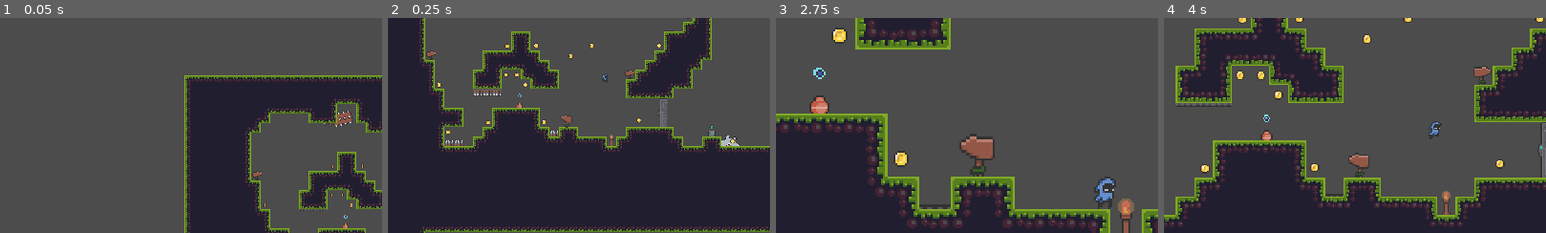
Above: before the commit, frames 1-4 (left to right).
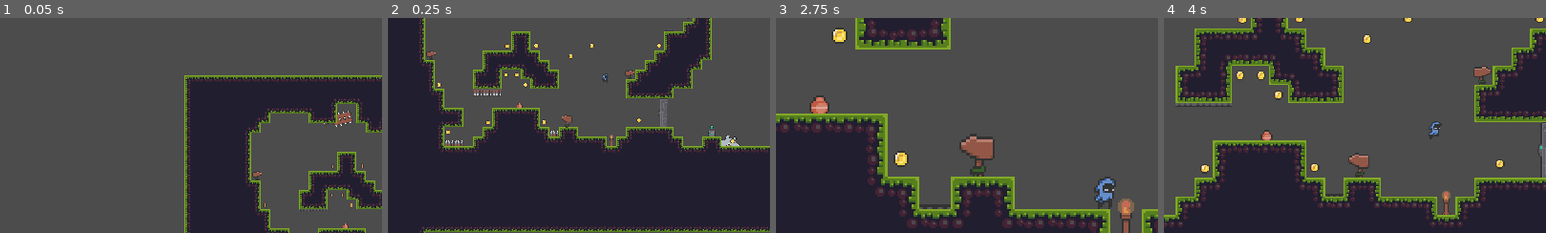
Above: after the commit, the same moments.

Repository: emmhig10/Godot.Emmanuel
Game: Godot game, scene res://World.tscn
Two runs of this game, one before a commit and one after it. Both use one fixed random seed, a clock stepped at 60 frames per second and the inputs below.
Inputs:
- Up to frame 1 (0.05 s): no input
- Up to frame 2 (0.25 s): no input
- Up to frame 3 (2.75 s): tap Z (zoom) at 0.6, 1.35, 2.1 s; tap Up (jump) at 0.77, 1.52 s
- Up to frame 4 (4 s): tap Z (zoom) at 2.85, 3.6 s; tap Up (jump) at 3.02, 3.77 s
The pictures show only the part of the screen within x 0-50%, y 6-56%; the shares and areas given below are measured in that part.

The runs differ from the first frame. In frame 1, less than 0.1% of the frame differs, in the area x 90-91%, y 91-94%; in frame 2, less than 0.1%; in frame 3, 0.1%, in the area x 9-13%, y 23-29%; in frame 4, less than 0.1%.

Commit message:
if vase is broken then orb appears

Diff:
--- a/World.gd
+++ b/World.gd
@@ -17,9 +17,6 @@
 	print(scoretext)
 	$CanvasLayer/Control/label.text = (scoretext)
 
-
-
-
 func _on_orb_orb_collected():
 	score_orbs = score_orbs + 1
 	var scoretext_orbs = ("orbs collected:")+String(score_orbs)
--- a/World.tscn
+++ b/World.tscn
@@ -1300,8 +1300,9 @@
 text = "coins: 00"
 
 [node name="orb" parent="." instance=ExtResource( 20 )]
-position = Vector2( -34, 28 )
-
+position = Vector2( -38, 4 )
+
+[connection signal="vase_is_broken" from="vase" to="orb" method="_on_vase_vase_is_broken"]
 [connection signal="coin_collected" from="COIN" to="." method="_on_COIN_coin_collected"]
 [connection signal="coin_collected" from="COIN5" to="." method="_on_COIN_coin_collected"]
 [connection signal="coin_collected" from="COIN7" to="." method="_on_COIN_coin_collected"]
--- a/orb.gd
+++ b/orb.gd
@@ -4,7 +4,7 @@
 var orb_total = 0
 signal orb_collected
 func _ready():
-	$AnimationPlayer.play("orb norm")
+	$AnimationPlayer.play("invisible")
 
 
 func _on_Area2D_body_entered(body):
@@ -15,3 +15,7 @@
 		#print(coin_total)
 		#print(coin_picked_up)
 		emit_signal("orb_collected")
+
+
+func _on_vase_vase_is_broken():
+	$AnimationPlayer.play("orb norm")
--- a/orb.tscn
+++ b/orb.tscn
@@ -53,6 +53,45 @@
 "transitions": PoolRealArray( 1 ),
 "update": 0,
 "values": [ Color( 1, 1, 1, 1 ) ]
+}
+
+[sub_resource type="Animation" id=5]
+resource_name = "invisible"
+tracks/0/type = "value"
+tracks/0/path = NodePath("Sprite:texture")
+tracks/0/interp = 1
+tracks/0/loop_wrap = true
+tracks/0/imported = false
+tracks/0/enabled = true
+tracks/0/keys = {
+"times": PoolRealArray( 0 ),
+"transitions": PoolRealArray( 1 ),
+"update": 1,
+"values": [ ExtResource( 2 ) ]
+}
+tracks/1/type = "value"
+tracks/1/path = NodePath("Sprite:frame")
+tracks/1/interp = 1
+tracks/1/loop_wrap = true
+tracks/1/imported = false
+tracks/1/enabled = true
+tracks/1/keys = {
+"times": PoolRealArray( 0 ),
+"transitions": PoolRealArray( 1 ),
+"update": 1,
+"values": [ 0 ]
+}
+tracks/2/type = "value"
+tracks/2/path = NodePath("Sprite:modulate")
+tracks/2/interp = 1
+tracks/2/loop_wrap = true
+tracks/2/imported = false
+tracks/2/enabled = true
+tracks/2/keys = {
+"times": PoolRealArray( 0 ),
+"transitions": PoolRealArray( 1 ),
+"update": 0,
+"values": [ Color( 1, 1, 1, 0 ) ]
 }
 
 [sub_resource type="Animation" id=2]
@@ -147,6 +186,18 @@
 "update": 1,
 "values": [ 0, 1, 2, 3, 4, 5 ]
 }
+tracks/3/type = "value"
+tracks/3/path = NodePath("Sprite:modulate")
+tracks/3/interp = 1
+tracks/3/loop_wrap = true
+tracks/3/imported = false
+tracks/3/enabled = true
+tracks/3/keys = {
+"times": PoolRealArray( 0 ),
+"transitions": PoolRealArray( 1 ),
+"update": 0,
+"values": [ Color( 1, 1, 1, 1 ) ]
+}
 
 [sub_resource type="RectangleShape2D" id=4]
 extents = Vector2( 3, 3 )
@@ -156,6 +207,7 @@
 
 [node name="AnimationPlayer" type="AnimationPlayer" parent="."]
 anims/RESET = SubResource( 1 )
+anims/invisible = SubResource( 5 )
 "anims/orb collected" = SubResource( 2 )
 "anims/orb norm" = SubResource( 3 )
 
--- a/vase.gd
+++ b/vase.gd
@@ -1,6 +1,6 @@
 extends Node2D
 var vase_broken = false
-
+signal vase_is_broken
 func _ready():
 	$AnimationPlayer.play("vase norm")
 
@@ -8,3 +8,4 @@
 	if body.is_in_group("Player") and vase_broken == false:
 		$AnimationPlayer.play("vase braking")
 		vase_broken = true
+		emit_signal("vase_is_broken")
Not shown: 1 places in orb.tscn that only renumber resources
